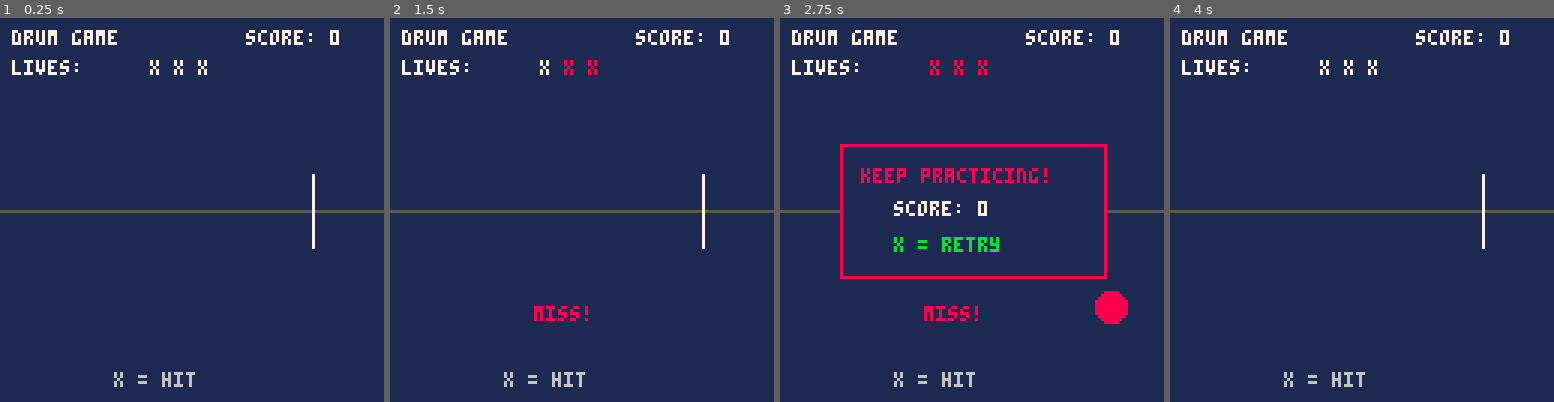
Above: before the commit, frames 1-4 (left to right).
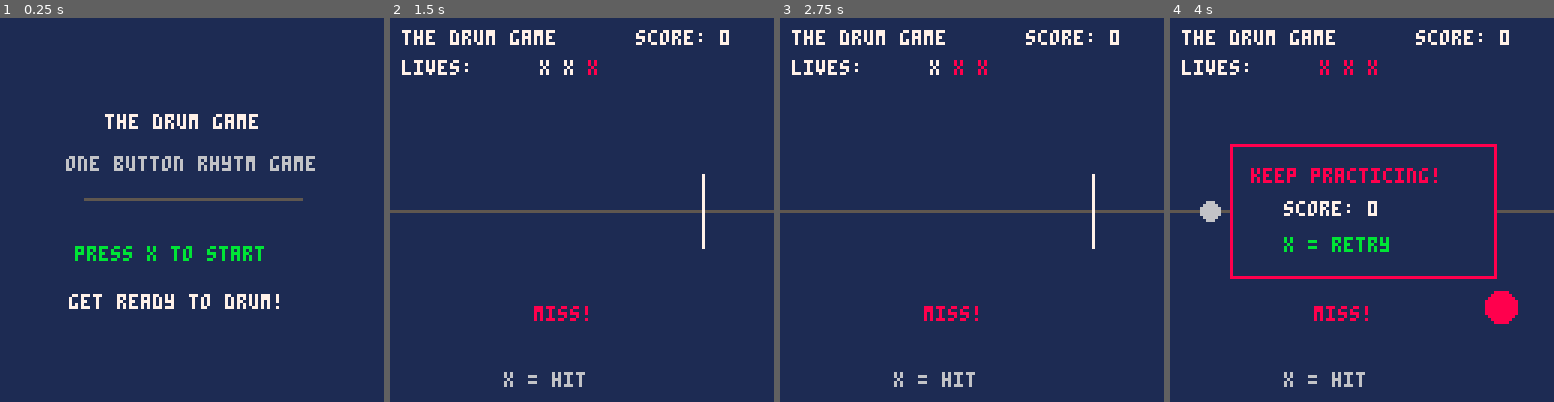
Above: after the commit, the same moments.

Repository: regular-username/1ButtonGame.p8
Game: PICO-8 cartridge 1ButtonGame.p8
The game is run twice, just before and just after one commit, with the same random seed, the same clock (stepped at 60 frames per second) and the same inputs.
Inputs:
- Up to frame 1 (0.25 s): no input
- Up to frame 2 (1.5 s): tap X (X key) at 0.33, 1.07 s
- Up to frame 3 (2.75 s): tap X (X key) at 1.85 s
- Up to frame 4 (4 s): tap X (X key) at 2.97 s

The runs differ from the first frame. In frame 1, 6.4% of the frame differs, in the area x 0-100%, y 3-97%; in frame 2, 0.7%; in frame 3, 5.1%; in frame 4, 5.7%.

Commit message:
starting screen

Diff:
--- a/1ButtonGame.p8
+++ b/1ButtonGame.p8
@@ -13,6 +13,7 @@
 message = ""
 message_timer = 0
 message_color = 7
+start_screen = true
 
 target_x = 104
 target_y = 64
@@ -28,6 +29,7 @@
     message = ""
     message_timer = 0
     message_color = 7
+    start_screen = true
 end
 
 -- restart game
@@ -42,6 +44,7 @@
     message = ""
     message_timer = 0
     message_color = 7
+    start_screen = false
 end
 
 function spawn_note()
@@ -55,6 +58,15 @@
 end
 
 function _update()
+
+    -- start screen
+    if start_screen then
+       if btnp(5) then
+          start_screen = false
+       end
+       return
+    end
+
     -- retry after game over
     if game_over then
         if btnp(5) then
@@ -158,8 +170,21 @@
 function _draw()
     cls(1)
 
+    -- start screen
+    if start_screen then
+       print("the drum game", 35, 32, 7)
+       print("one button rhytm game", 22, 46, 6)
+
+       line(28, 60, 100, 60, 5)
+
+       print("press x to start", 25, 76, 11)
+       print("get ready to drum!",23,92, 7)
+
+       return
+    end
+
     -- score
-    print("drum game", 4, 4, 7)
+    print("the drum game", 4, 4, 7)
     print("score: "..score, 82, 4, 7)
 
     -- lives
